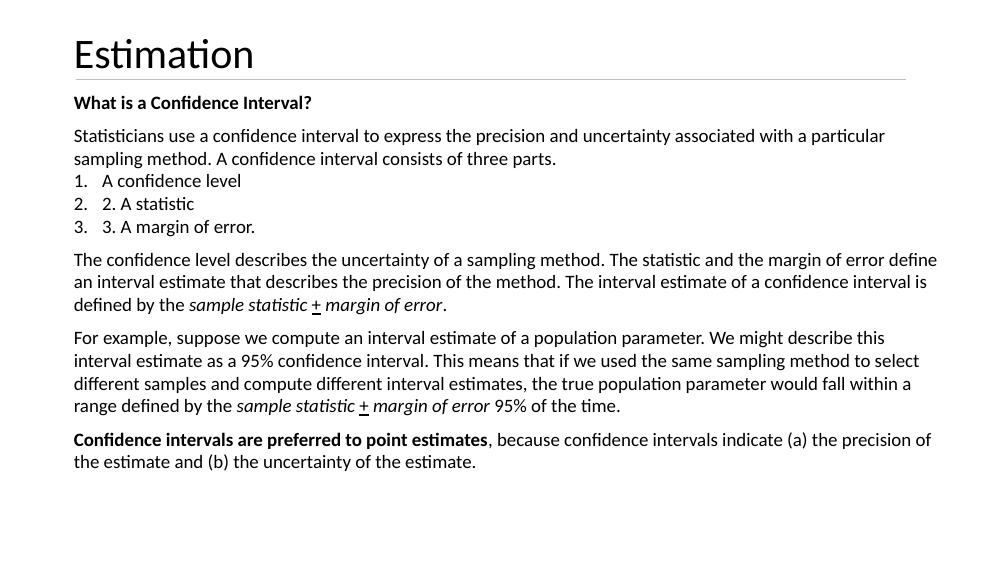
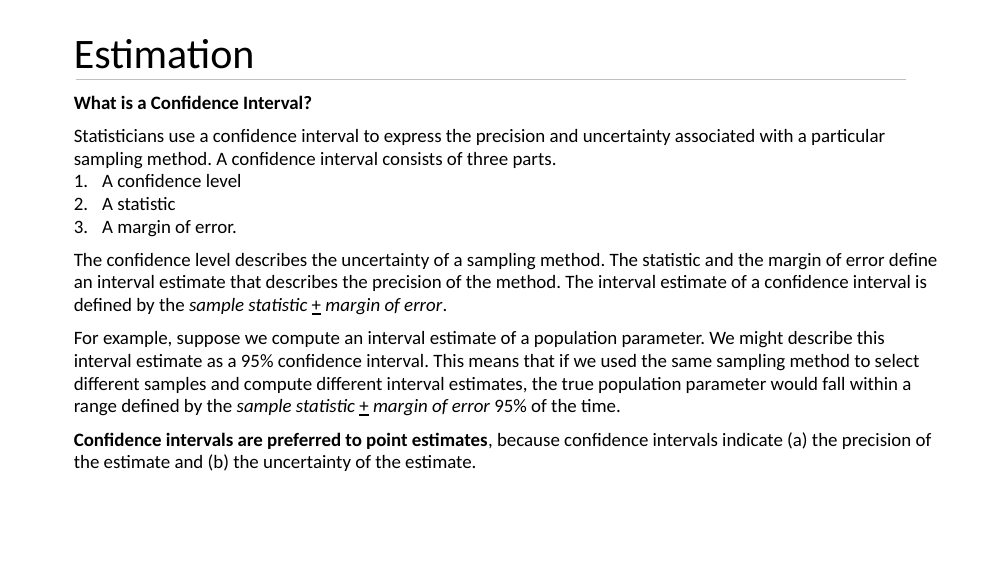
Before and after one commit to kushkul/Intro-to-Analytics, a slide deck: slide 32 of Statistics/Lesson 7 Inferential Statistics.pptx (slide 35 before the commit). Drawn at 1008x567 pixels with LibreOffice and Linux fonts; fonts in the diff are those of the drawing. Boxes give left, top, right and bottom in pixels: in the first picture for what was removed or moved away, otherwise in the second. Text is boxed around its words. In the diff, an @@ line names an element or a change of style, - is before the commit and + after.

Commit message:
Update

```diff
--- a/Statistics/Lesson 7 Inferential Statistics.pptx
+++ b/Statistics/Lesson 7 Inferential Statistics.pptx
@@ text at bbox=[102, 197, 237, 237]: text changed @@
-2. 2. A statistic
-3. 3. A margin of error.
+2. A statistic
+3. A margin of error.
```
Also in this commit, not shown: 1 other slide changed.
